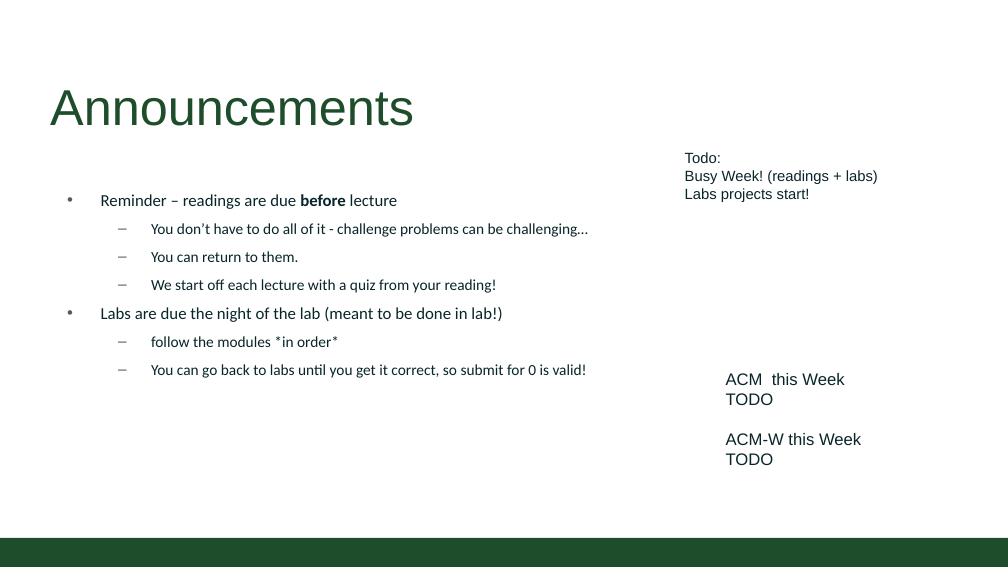
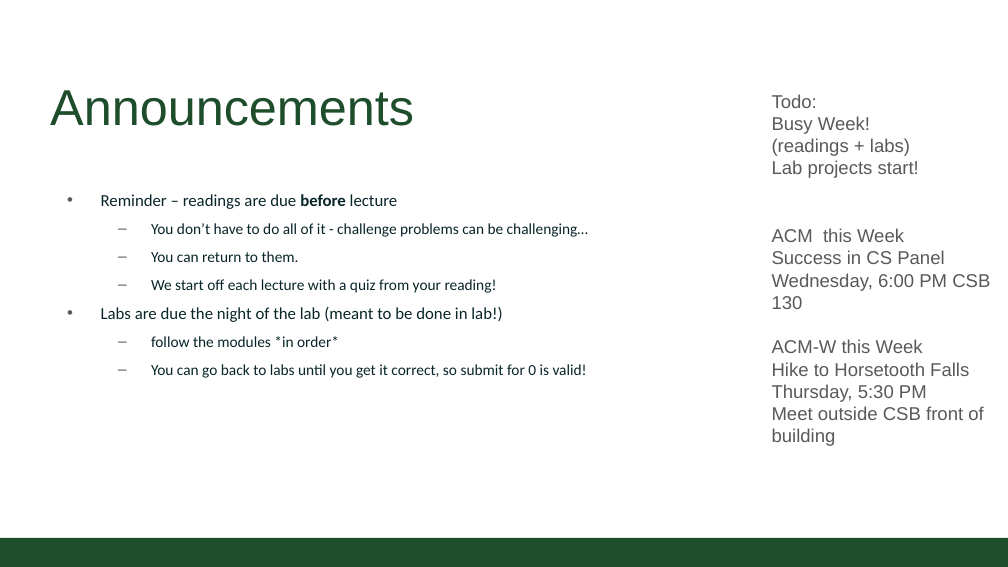
Before and after one commit to CSU-CompSci-CS163-4/Handouts, a slide deck: slide 2 of slides/On-Campus/02_02_ObjectsMethods.pptx. Drawn at 1008x567 pixels with LibreOffice and Linux fonts; fonts in the diff are those of the drawing; background and template pictures are left out. Boxes give left, top, right and bottom in pixels: in the first picture for what was removed or moved away, otherwise in the second. Text is boxed around its words. In the diff, an @@ line names an element or a change of style, - is before the commit and + after.

```diff
--- a/slides/On-Campus/02_02_ObjectsMethods.pptx
+++ b/slides/On-Campus/02_02_ObjectsMethods.pptx
@@ text "Todo:" moved from (x1=685, y1=152, x2=878, y2=202) to (x1=772, y1=94, x2=919, y2=178) @@
@@ text at (x1=772, y1=94, x2=910, y2=156): size 16 to 20 pt, text colour #092529 to #59595B in "Todo:", "Busy Week! (readings + labs)" @@
@@ text at (x1=772, y1=160, x2=919, y2=178): text changed; size 16 to 20 pt; text colour #092529 to #59595B @@
-Labs projects start!
+Lab projects start!
@@ text added at (x1=772, y1=228, x2=990, y2=446), 20 pt, text #59595B @@
+ACM this Week
+Success in CS Panel
+Wednesday, 6:00 PM CSB 130
+ACM-W this Week
+Hike to Horsetooth Falls
+Thursday, 5:30 PM
+Meet outside CSB front of building
@@ text removed at (x1=726, y1=373, x2=861, y2=465) @@
-ACM this Week
-TODO
-ACM-W this Week
-TODO
```
Also in this commit, not shown: 2 other slides changed, 5 slides added, 5 slides removed.
